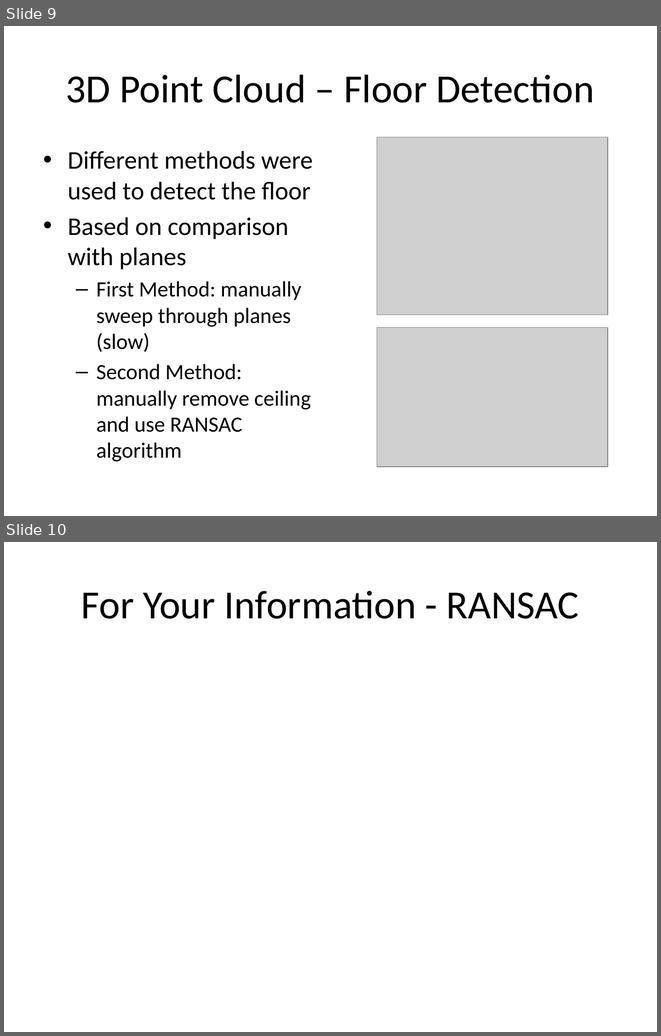
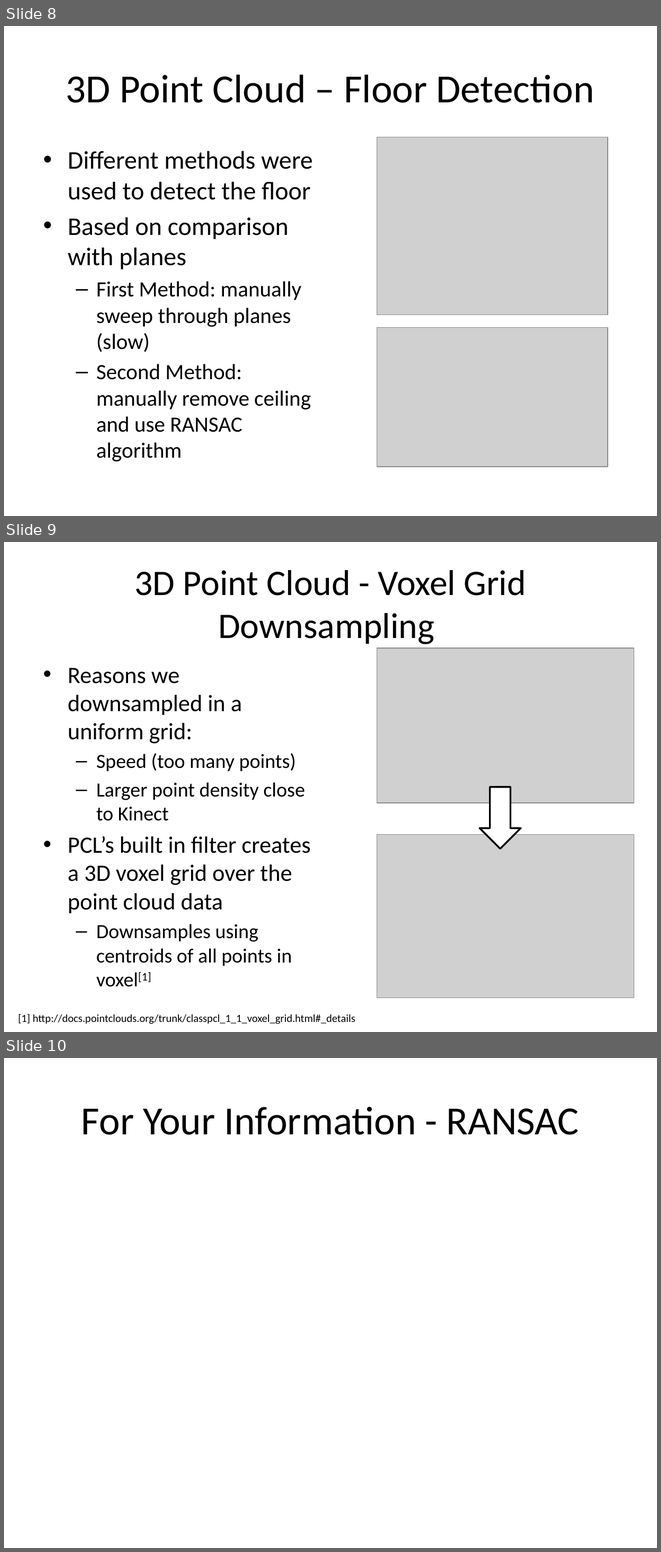
Before and after one commit to michaelwh/kinect-wheelchair, a slide deck: Autonomous Wheelchair using Structured Light.pptx. Shown one above the other, each under a label of ours: slides 9 and 10 before the commit, slides 8, 9 and 10 after it. The pictures are 661x1036 and 661x1552 pixels, drawn with LibreOffice and Linux fonts; fonts in the diff are those of the drawing; grey boxes stand for pictures. Boxes give left, top, right and bottom in pixels: in the first picture for what was removed or moved away, otherwise in the second. Text is boxed around its words. In the diff, an @@ line names an element or a change of style, - is before the commit and + after.

Commit message:
Added voxel grid and A* slides

```diff
--- a/Autonomous Wheelchair using Structured Light.pptx
+++ b/Autonomous Wheelchair using Structured Light.pptx
@@ slide 9 added at (x1=4, y1=542, x2=657, y2=1032), background #FFFFFF @@
@@ title added at (x1=135, y1=570, x2=526, y2=644), 39.6 pt, text #000000 @@
+3D Point Cloud - Voxel Grid Downsampling
@@ picture added at (x1=377, y1=648, x2=634, y2=803) @@
@@ text added at (x1=68, y1=668, x2=310, y2=987), 22.2 pt, text #000000 @@
+• Reasons we downsampled in a uniform grid:
+  – Speed (too many points)
+  – Larger point density close to Kinect
+• PCL’s built in filter creates a 3D voxel grid over the point cloud data
+  – Downsamples using centroids of all points in voxel[1]
@@ down arrow added at (x1=479, y1=787, x2=521, y2=848), fill #FFFFFF, outline #000000 2 pt @@
@@ picture added at (x1=377, y1=835, x2=634, y2=998) @@
@@ text added at (x1=18, y1=1014, x2=355, y2=1024), 12 pt, text #000000 @@
+[1] http://docs.pointclouds.org/trunk/classpcl_1_1_voxel_grid.html#_details
@@ what was slide 9 is now slide 8 @@
```
Also in this commit, not shown: 1 slide changed, 1 slide removed.
